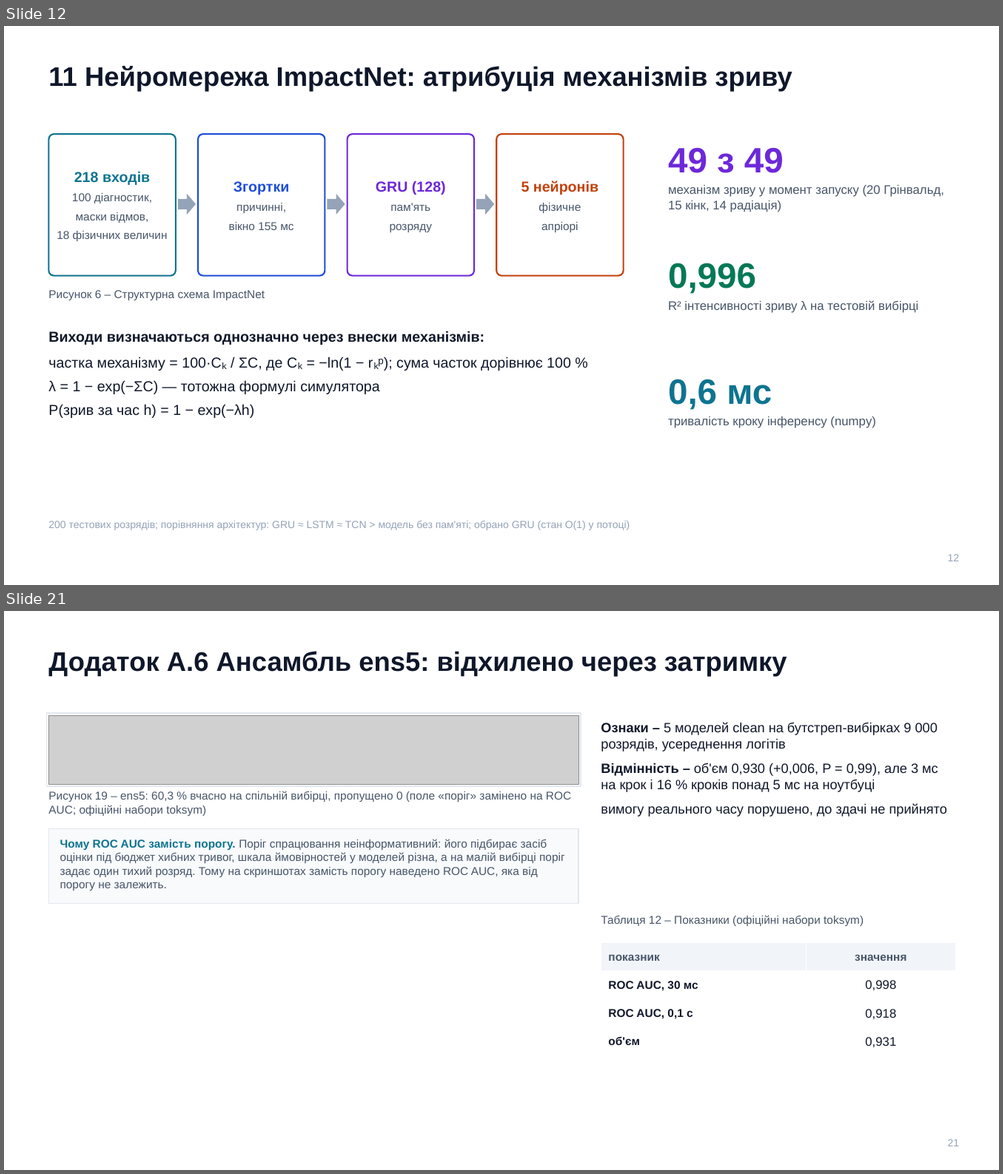
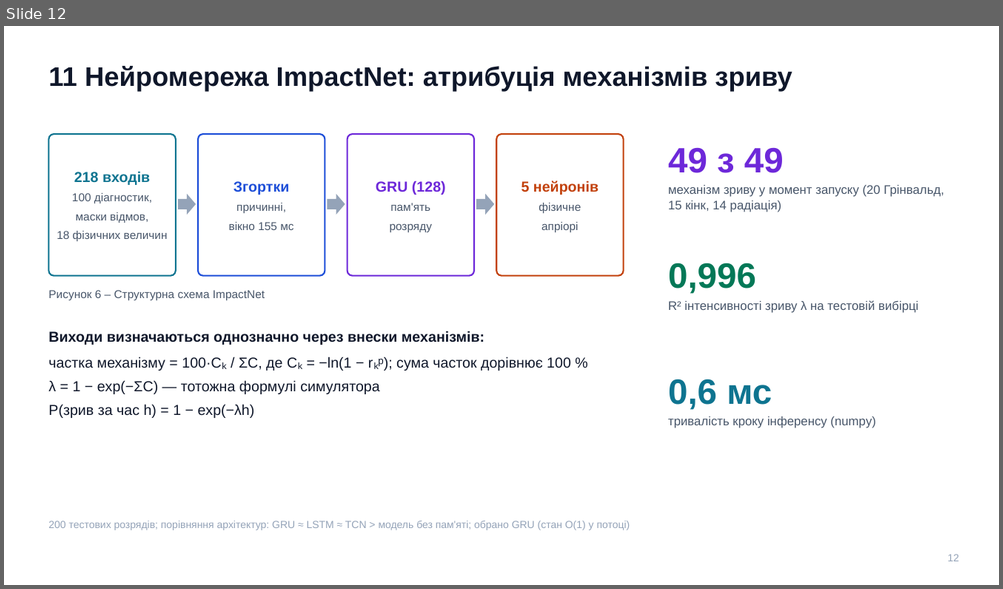
Before and after one commit to llllenah/plasma-disruption-prediction, a slide deck: docs/presentation.pptx. Shown one above the other, each under a label of ours: slides 12 and 21 before the commit, slide 12 after it; the slides between them are not shown. The pictures are 1003x1174 and 1003x589 pixels, drawn with LibreOffice and Linux fonts; fonts in the diff are those of the drawing; grey boxes stand for pictures. Boxes give left, top, right and bottom in pixels: in the first picture for what was removed or moved away, otherwise in the second. Text is boxed around its words. In the diff, an @@ line names an element or a change of style, - is before the commit and + after.

Commit message:
Deck: one slide for all tried models, transfer to the fusion-sim engine
Appendix model cards replaced by a single screenshot grid; new section on the
200-discharge fusion-sim run (alarm ROC AUC 0.902 at 0.1 s without retraining,
ImpactNet 34 / 49 with kink saturating to Greenwald). Run summary in results/.

```diff
--- a/docs/presentation.pptx
+++ b/docs/presentation.pptx
@@ slide 21 removed at (4,611,999,1170), background #FFFFFF @@
@@ text removed at (48,651,787,677) @@
-Додаток А.6 Ансамбль ens5: відхилено через затримку
@@ rectangle removed at (46,713,580,786) @@
@@ picture removed at (48,715,578,784) @@
@@ text removed at (600,722,947,817) @@
-Ознаки – 5 моделей clean на бутстреп-вибірках 9 000 розрядів, усереднення логітів
-Відмінність – об'єм 0,930 (+0,006, P = 0,99), але 3 мс на крок і 16 % кроків понад 5 мс на ноутбуці
-вимогу реального часу порушено, до здачі не прийнято
@@ text removed at (48,791,571,816) @@
-Рисунок 19 – ens5: 60,3 % вчасно на спільній вибірці, пропущено 0 (поле «поріг» замінено на ROC AUC; офіційні набори toksym)
@@ rectangle removed at (48,829,578,903) @@
@@ text removed at (60,839,565,891) @@
-Чому ROC AUC замість порогу. Поріг спрацювання неінформативний: його підбирає засіб оцінки під бюджет хибних тривог, шкала ймовірностей у моделей різна, а на малій вибірці поріг задає один тихий розряд. Тому на скриншотах замість порогу наведено ROC AUC, яка від порогу не залежить.
@@ text removed at (600,915,863,926) @@
-Таблиця 12 – Показники (офіційні набори toksym)
@@ table removed at (601,943,956,1056), 4 rows, 2 columns @@
-показник | значення
-ROC AUC, 30 мс | 0,998
-ROC AUC, 0,1 с | 0,918
-об'єм | 0,931
@@ text removed at (948,1139,959,1147) @@
-21
```
Also in this commit, not shown: 4 slides changed, 2 slides added, 7 other slides removed, 6 other files.
